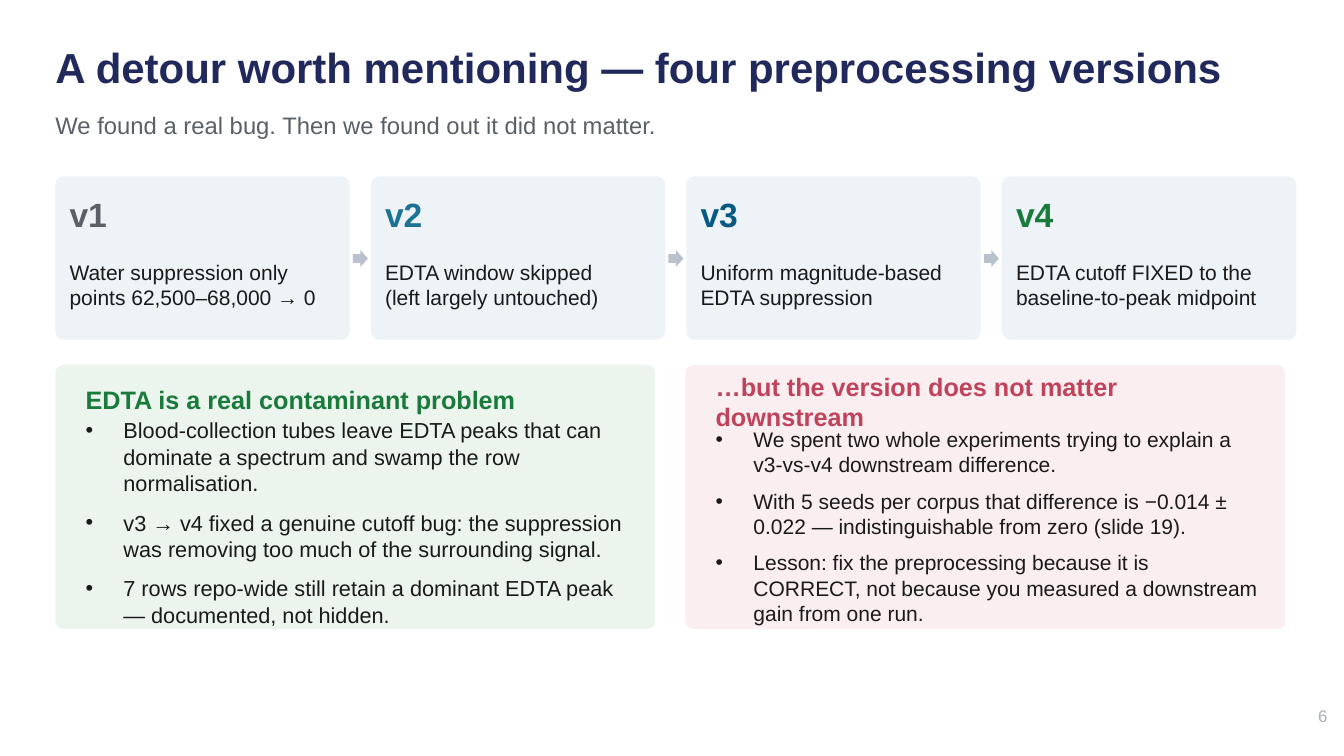
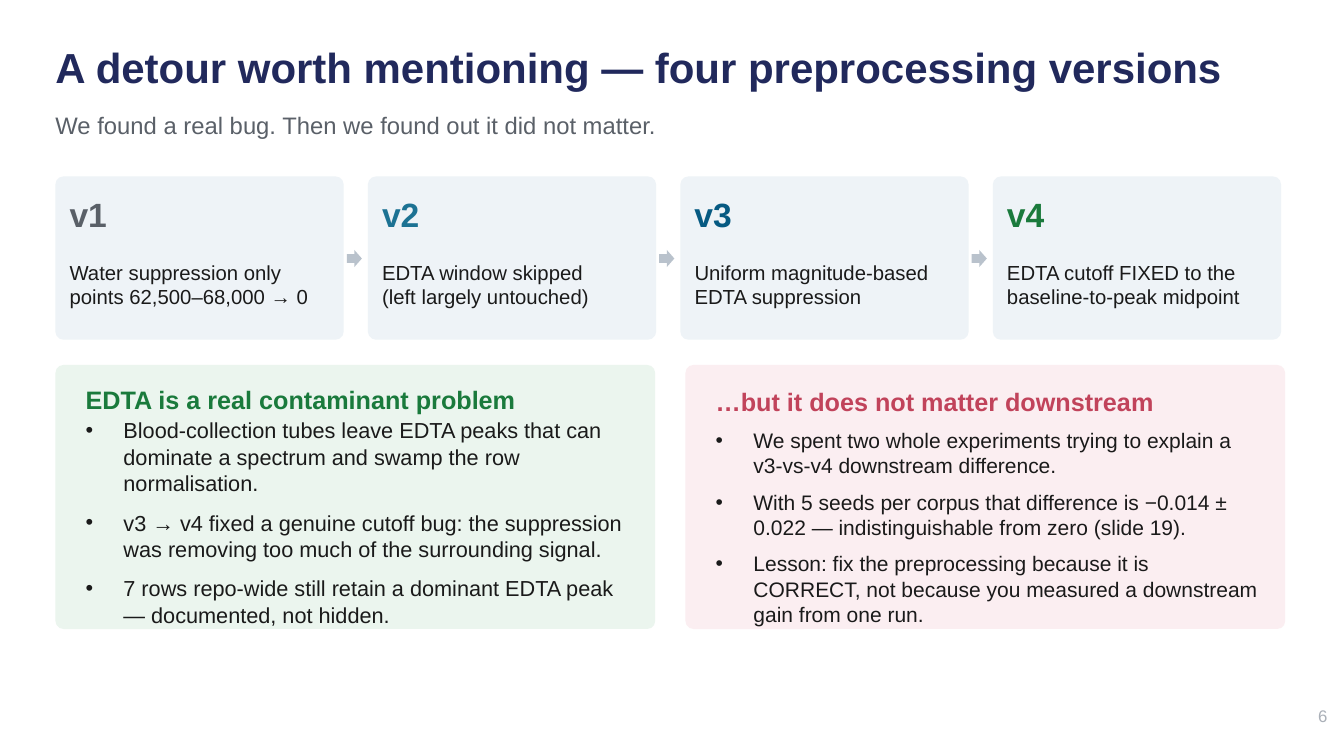
Before and after one commit to rama21094/NMR-Metabolomics-Foundational-Model, a slide deck: slide 6 of docs/Group_Meeting_2026-08-10.pptx. Drawn at 1344x756 pixels with LibreOffice and Linux fonts; fonts in the diff are those of the drawing. Boxes give left, top, right and bottom in pixels: in the first picture for what was removed or moved away, otherwise in the second. Text is boxed around its words. In the diff, an @@ line names an element or a change of style, - is before the commit and + after.

```diff
--- a/docs/Group_Meeting_2026-08-10.pptx
+++ b/docs/Group_Meeting_2026-08-10.pptx
@@ rounded rectangle: place and size @@
-rounded rectangle at [55, 176, 350, 340]
+rounded rectangle at [55, 176, 344, 340]
@@ rounded rectangle: place and size @@
-rounded rectangle at [371, 176, 665, 340]
+rounded rectangle at [368, 176, 656, 340]
@@ rounded rectangle: place and size @@
-rounded rectangle at [687, 176, 981, 340]
+rounded rectangle at [681, 176, 969, 340]
@@ rounded rectangle: place and size @@
-rounded rectangle at [1002, 176, 1297, 340]
+rounded rectangle at [993, 176, 1281, 340]
@@ text "v3": place and size @@
-text "v3" at [701, 203, 738, 228]
+text "v3" at [694, 203, 731, 228]
@@ right arrow: place and size @@
-right arrow at [353, 250, 368, 267]
+right arrow at [347, 250, 362, 267]
@@ 2 right arrows, 1 text: place and size @@
-2 right arrows, 1 text at [668, 204, 1053, 267]
+2 right arrows, 1 text at [659, 204, 1044, 267]
@@ size 15 to 14.5 pt; line spacing 18pt to 17.5pt in 4 elements at [70, 265, 308, 309], [382, 265, 589, 309], [695, 265, 928, 309], [1007, 265, 1240, 309] @@
@@ text "EDTA cutoff FIXED to the": place and size @@
-text "EDTA cutoff FIXED to the" at [1016, 264, 1256, 309]
+text "EDTA cutoff FIXED to the" at [1007, 265, 1240, 309]
@@ text at [716, 392, 1153, 412]: text changed @@
-…but the version does not matter downstream
+…but it does not matter downstream
```
Also in this commit, not shown: 1 other slide changed, 2 other files.
